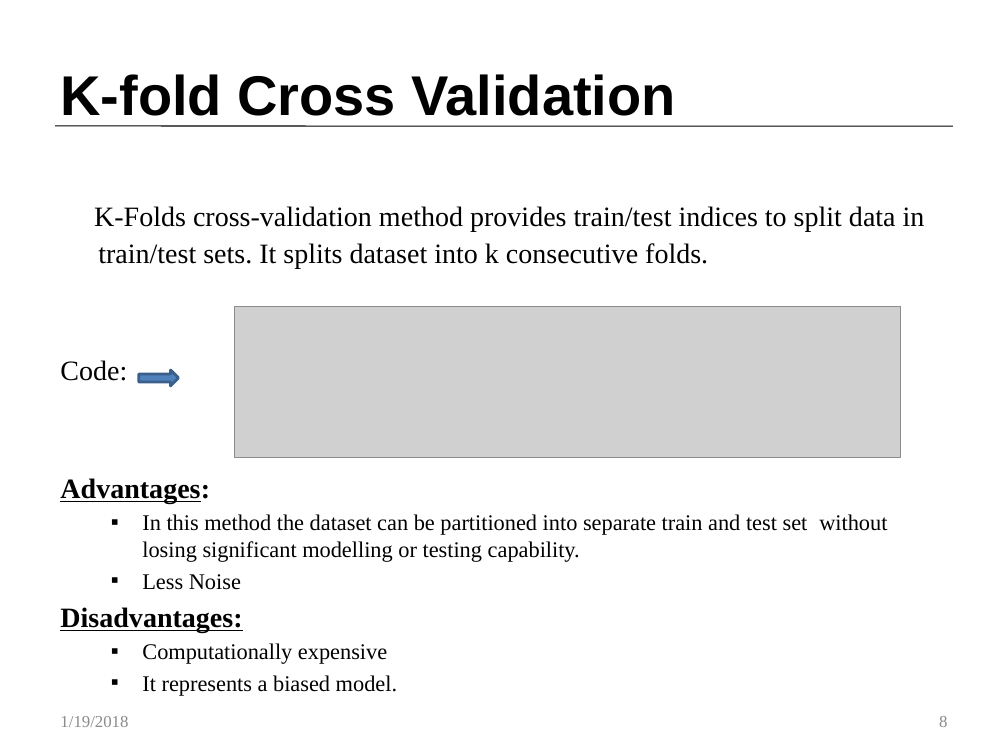
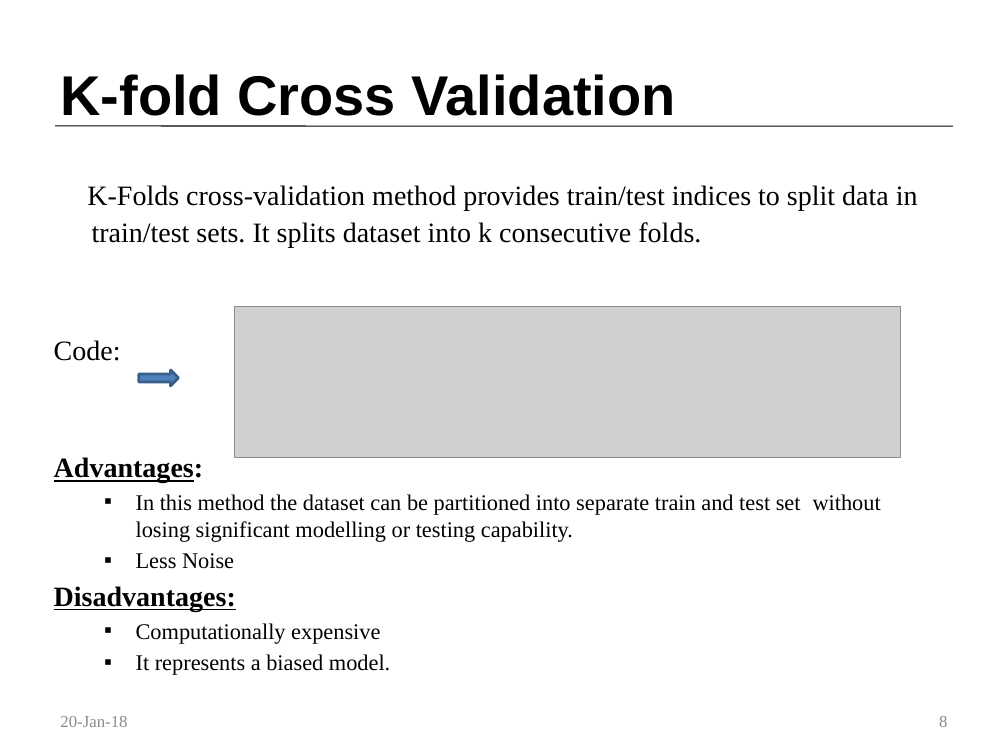
Before and after one commit to Customer-Churn-Prediction/Project-Machine-Learning, a slide deck: slide 8 of Customer Churn Prediction In Telecom Industry.pptx. Drawn at 1008x756 pixels with LibreOffice and Linux fonts; fonts in the diff are those of the drawing; grey boxes stand for pictures. Boxes give left, top, right and bottom in pixels: in the first picture for what was removed or moved away, otherwise in the second. Text is boxed around its words. In the diff, an @@ line names an element or a change of style, - is before the commit and + after.

```diff
--- a/Customer Churn Prediction In Telecom Industry.pptx
+++ b/Customer Churn Prediction In Telecom Industry.pptx
@@ text "K-Folds cross-validation method provides train/test ...": place and size @@
-text "K-Folds cross-validation method provides train/test ..." at [60,206,925,696]
+text "K-Folds cross-validation method provides train/test ..." at [54,185,918,675]
@@ text at [60,716,127,727]: text changed @@
-1/19/2018
+20-Jan-18
```
Also in this commit, not shown: 16 other slides changed.
